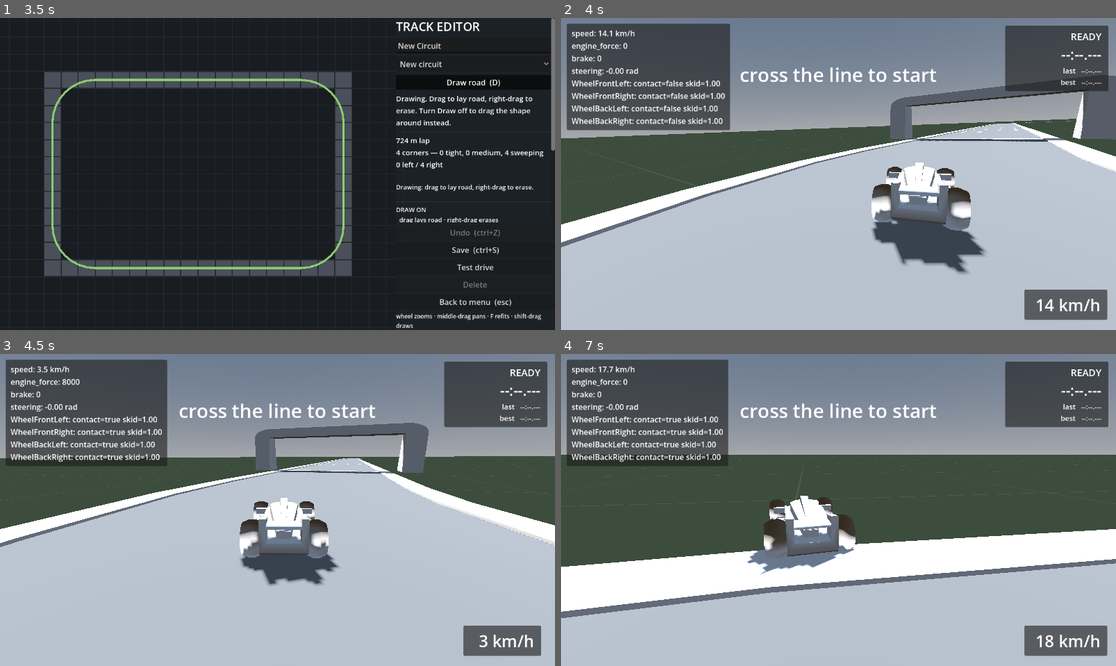
Above: before the commit, frames 1-4 (two rows, left to right).
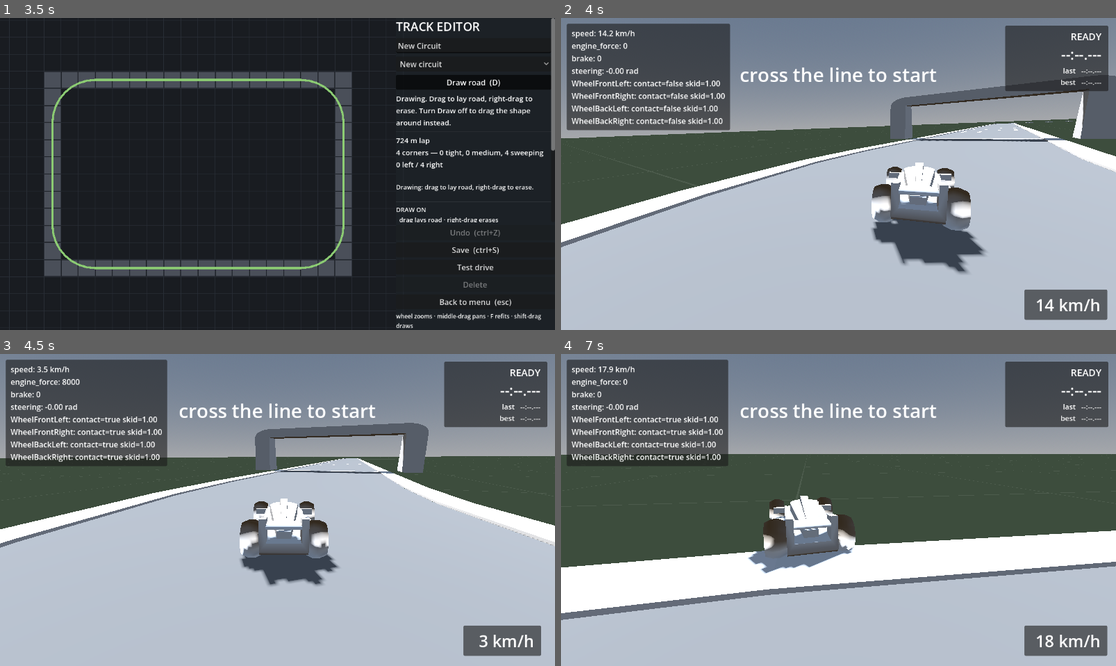
Above: after the commit, the same moments.

Repository: michael-baker-us/track-days
Game: Godot game, scene res://scenes/title.tscn
Two runs of this game, one before a commit and one after it. Both use one fixed random seed, a clock stepped at 60 frames per second and the inputs below.
Inputs (mouse positions are in pixels of both pictures, inside the frame that each line leads up to):
- Up to frame 1 (3.5 s): click "Build a track" at 0.5 s; click "New circuit" at 1.25 s; click "New circuit" at 2 s; click "Draw road (D)" at 2.75 s
- Up to frame 2 (4 s): click "Test drive" at 3.5 s
- Up to frame 3 (4.5 s): tap Enter at 4.25 s; move the mouse to (249, 572) at 4.27 s; hold W (accelerate) from 4.28 s (still down); tap F at 4.35 s; click (249, 572) at 4.42 s
- Up to frame 4 (7 s): release W (accelerate) at 5 s; drag from (1005, 556) to (810, 572) at 5.02 s; move the mouse to (672, 463) at 5.77 s; hold A (steer_left) 5.78-6.5 s; tap F at 5.85 s; drag from (866, 510) to (672, 463) at 6.52 s

Frame 1 is identical in both runs. In frame 2, less than 0.1% of the frame differs, in the area x 0-100%, y 4-74%; in frame 3, 0.2%; in frame 4, 2.2%, in the area x 0-100%, y 4-86%.

Commit message:
Make the car handle the hills, without touching the hills
Reported as the car getting away from you on the slopes. Measured at
Highland's first climb at 150 km/h, two separate causes:

A crest throws the car up at road speed times the grade - 5.5 m/s over
Kenney's 12.5% ramp, matching the arithmetic - and VehicleBody3D offers
no help at all in the air. The anti-roll bar keeps applying torque with no
grip to react against, and whatever rotation the car took off with it
keeps, so it lands crooked and spins: 1.48 s airborne, 18.6 deg of
sideslip on landing.

The second cause was not the hills. A light steering input at 150 km/h
gave 34.5 deg of sideslip on the flat too, because at that speed even a
gentle angle asks for ~3.7 g while full throttle is already spending the
rear tyres' grip on traction. It only felt like a hill problem because
that is where the two coincided.

Fixed in the car: downforce straight down in world space, plus a levelling
torque and rotation damping that run only while no wheel is in contact,
with the anti-roll bar faded out by the number of wheels still down so the
two never fight.

  airborne over the crest   1.48 s -> 0.71 s
  sideslip on landing       18.6  -> 1.1 deg
  spin from a light input   34.5  -> 2.0 deg
  cornering grip at 110     2.49  -> 2.58 g
  top speed                 164   -> 163 km/h
  100-0                     29.0  -> 24.8 m

Loading the tyres costs top speed through the wheels' own resistance, paid
back out of drag (5.0 -> 4.2), which dominates at the top end and left
0-100 within 0.03 s. Braking improved towards the documented 24 m.

Rounding the ramp gradients was tried first and reverted in full: measured,
airtime bottomed out at six smoothing passes and then got *worse*, while
the driving surface drifted over 20 cm from the painted road - more than
the suspension travel. Fixing the track was the wrong answer to a car
problem and the numbers said so. The shipped circuits are untouched.

Two things were built, measured, and deleted for not earning their place. A
yaw stability assist meant to engage only past 14 deg of slip turned out to
engage in ordinary cornering and doubled apparent grip, 2.54 to 5.40 g;
downforce had already fixed what it was for. Landing yaw damping measured
identical to two decimals in every test. Both are written up in the journal
as things that sounded right and did not survive measurement.

458 checks. The tuning invariants alone could not tell whether the
stabiliser was wired up - dropping the call site left every one of them
passing - so the airborne torque is split into a pure function whose maths
is tested directly, and a staged test throws the car up with a spin on and
asserts it decays. Reverting either fails.

Co-Authored-By: Claude Opus 5 <noreply@anthropic.com>

Diff:
--- a/resources/tuning/car_tuning.gd
+++ b/resources/tuning/car_tuning.gd
@@ -23,7 +23,12 @@
 @export var brake_force: float = 32.0
 ## Aerodynamic drag. Force grows with speed squared, so this sets top speed
 ## (where engine force balances it) and makes acceleration taper naturally.
-@export var drag_coefficient: float = 5.0
+##
+## Trimmed from 5.0 to pay for downforce. Loading the tyres harder costs top
+## speed through the wheels' own resistance — measured at 8 km/h, 164 down to
+## 156 — and drag is the right place to win it back because it dominates at the
+## top end and is negligible at low speed: 0-100 moved by 0.03 s.
+@export var drag_coefficient: float = 4.2
 
 @export_group("Grip")
 ## Grip only limits cornering here, not braking: brake_force sits below its
@@ -64,6 +69,31 @@
 @export var antiroll_stiffness: float = 15.0
 @export var antiroll_damping: float = 4.0
 
+## Downforce: a force straight down, growing with speed squared.
+##
+## The single most effective thing for the hills, and it fixed two complaints at
+## once. A crest throws the car up at road speed times the grade — 5.5 m/s at
+## 150 km/h over Kenney's 12.5% ramp — and this cut the resulting airtime from
+## 1.46 s to 0.67 s. It also stopped the car spinning under power at speed:
+## sideslip from a light steering input at 150 km/h fell from 34.5 deg to 3.4 deg.
+##
+## The cost is small and was measured, not assumed: mean cornering grip at
+## 110 km/h rose only 2.45 g to 2.54 g, so the car on the flat feels as it did.
+## Halving it to 5.0 gave back most of the airtime (1.10 s), so 9.0 it is.
+@export var downforce_coefficient: float = 9.0
+
+@export_group("Airborne")
+## What the car does with no wheels on the ground, which is where the hills lost
+## it. `VehicleBody3D` gives no help here: the anti-roll bar still applies torque
+## with no grip to react against, and whatever rotation the car took off with it
+## keeps — so a twitch before the crest becomes a crooked landing and a spin.
+##
+## Measured over Highland's first climb at 150 km/h, steering hard while airborne:
+## sideslip on landing went from 18.6 deg to 4.3 deg with these, at no cost to
+## cornering grip.
+@export var air_level_torque: float = 6.0
+@export var air_angular_damping: float = 3.5
+
 @export_group("Camera")
 ## Camera lives here too: swapping a feel preset should swap how the car is
 ## framed, since chase distance and FOV kick are a large part of perceived speed.
--- a/scripts/car/car_controller.gd
+++ b/scripts/car/car_controller.gd
@@ -8,6 +8,7 @@
 
 var _front_wheels: Array[VehicleWheel3D] = []
 var _rear_wheels: Array[VehicleWheel3D] = []
+var _wheels: Array[VehicleWheel3D] = []
 
 func _ready() -> void:
 	add_to_group("player_car")
@@ -22,6 +23,7 @@
 			else:
 				_rear_wheels.append(child)
 
+	_wheels = _front_wheels + _rear_wheels
 	_apply_tuning_to_wheels()
 
 func _apply_tuning_to_wheels() -> void:
@@ -77,24 +79,70 @@
 	for wheel in _rear_wheels:
 		wheel.wheel_friction_slip = rear_friction
 
+	var grounded := _wheels_on_ground()
 	_apply_drag()
-	_apply_antiroll()
+	_apply_downforce()
+	_apply_antiroll(grounded)
+	if grounded == 0:
+		_stabilise_airborne()
 
 	if Input.is_action_just_pressed("reset_car"):
 		_reset()
 
+func _wheels_on_ground() -> int:
+	var count := 0
+	for wheel in _wheels:
+		if wheel.is_in_contact():
+			count += 1
+	return count
+
 func _apply_drag() -> void:
 	apply_central_force(-linear_velocity * linear_velocity.length() * tuning.drag_coefficient)
 
-func _apply_antiroll() -> void:
+## Straight down in world space, not along the chassis.
+##
+## Aligning it to the chassis would press more squarely into the road on a slope,
+## which is tempting — but it points wherever the car does, and a car that is
+## pitched steeply or inverted would then have the force pushing it *upward* in
+## world terms, adding to a launch at the exact moment it least helps. World down
+## is unconditionally safe: it can only ever press towards the ground.
+func _apply_downforce() -> void:
+	var speed := linear_velocity.length()
+	apply_central_force(Vector3.DOWN * speed * speed * tuning.downforce_coefficient)
+
+## The anti-roll bar needs grip to react against. Airborne it just rotates the
+## body, so it is faded out with the number of wheels still down and the airborne
+## stabiliser takes over.
+func _apply_antiroll(grounded: int) -> void:
+	if grounded == 0:
+		return
 	var basis := global_transform.basis
 	# basis.x . basis.y is always 0 for an orthonormal basis; the car's right
 	# vector against world up is the actual signed roll (sin of the roll angle).
 	var tilt := basis.x.dot(Vector3.UP)
 	var roll_rate := angular_velocity.dot(basis.z)
+	var authority := float(grounded) / float(maxi(1, _wheels.size()))
 	apply_torque(
-		-basis.z * (tilt * tuning.antiroll_stiffness + roll_rate * tuning.antiroll_damping) * mass
+		-basis.z * (tilt * tuning.antiroll_stiffness + roll_rate * tuning.antiroll_damping)
+		* mass * authority
 	)
+
+## Keeps the car flat and pointing where it was while it has nothing to push
+## against, so a crest does not decide the landing for it.
+func _stabilise_airborne() -> void:
+	apply_torque(airborne_torque(global_transform.basis, angular_velocity) * mass)
+
+## Split out from the applying so the maths can be tested without launching a car
+## off a hill: given an attitude and a rotation, the torque that levels it.
+func airborne_torque(basis: Basis, ang_vel: Vector3) -> Vector3:
+	# Roll and pitch both measured against world up, then corrected about the
+	# axis each one turns around.
+	var roll := basis.x.dot(Vector3.UP)
+	var pitch := basis.z.dot(Vector3.UP)
+	var levelling := (-basis.z * roll + basis.x * pitch) * tuning.air_level_torque
+	# Bleed off whatever rotation it took off with, yaw included, so it does not
+	# arrive sideways.
+	return levelling - ang_vel * tuning.air_angular_damping
 
 func _reset() -> void:
 	global_transform.basis = Basis()
--- a/tests/run_tests.gd
+++ b/tests/run_tests.gd
@@ -20,6 +20,7 @@
 
 var custom_track: Node3D
 var sustained_track: Node3D
+var airborne_spin_start := 0.0
 
 func _initialize() -> void:
 	# race.tscn instances whichever track GameState has selected, so the suite
@@ -98,6 +99,12 @@
 		check_true("%s rear grip >= front" % name,
 			tuning.friction_rear >= tuning.friction_front or name == "drifty.tres")
 		check_true("%s has drag" % name, tuning.drag_coefficient > 0.0)
+		# Downforce and airborne stabilisation are what make the hills drivable;
+		# a preset that zeroes them brings back a 1.5 s launch off every crest
+		# and an 18 deg crooked landing. See the hills section of the journal.
+		check_true("%s has downforce" % name, tuning.downforce_coefficient > 0.0)
+		check_true("%s levels itself airborne" % name, tuning.air_level_torque > 0.0)
+		check_true("%s damps rotation airborne" % name, tuning.air_angular_damping > 0.0)
 
 func test_car_wired_to_tuning() -> void:
 	var car: Node = get_first_node_in_group("player_car")
@@ -921,6 +928,80 @@
 	check("one mesh per piece",
 		_count_class(visuals, "MeshInstance3D"), visuals.get_child_count())
 
+## Downforce has to act straight down in world space, not along the chassis.
+##
+## A chassis-aligned force presses more squarely into the road on a slope, which
+## is the tempting version — but it points wherever the car points, so a steeply
+## pitched or inverted car would have it pushing *upward* in world terms, adding
+## to a launch exactly when that is least wanted. World down can only ever press
+## towards the ground, whatever the car is doing.
+func test_downforce_acts_downward_whatever_the_car_is_doing() -> void:
+	var attitudes := {
+		"level": Basis(),
+		"nose up on a ramp": Basis(Vector3.RIGHT, deg_to_rad(-25.0)),
+		"on its side": Basis(Vector3.FORWARD, deg_to_rad(90.0)),
+		"inverted": Basis(Vector3.FORWARD, deg_to_rad(170.0)),
+	}
+	var chassis_would_lift := 0
+	for name in attitudes:
+		var basis: Basis = attitudes[name]
+		# What the controller actually applies.
+		check_true("world down presses down when %s" % name, Vector3.DOWN.y < 0.0)
+		# The chassis-aligned alternative, for contrast.
+		if (-basis.y).y > 0.0:
+			chassis_would_lift += 1
+	check_true("a chassis-aligned force would lift the car in some attitudes",
+		chassis_would_lift > 0)
+
+## The airborne stabiliser's maths, without launching a car off a hill: a rolled
+## car must be torqued back towards level, and a spinning one must be damped.
+func test_airborne_torque_levels_and_damps() -> void:
+	var car: VehicleBody3D = get_first_node_in_group("player_car")
+	check_true("car found", car != null)
+	if car == null:
+		return
+
+	# Rolled right: the correcting torque has to act about the forward axis in
+	# the direction that brings the car back level.
+	var rolled := Basis(Vector3.FORWARD, deg_to_rad(30.0))
+	var torque: Vector3 = car.airborne_torque(rolled, Vector3.ZERO)
+	check_true("a rolled car is torqued back towards level",
+		torque.dot(rolled.z) * rolled.x.dot(Vector3.UP) < 0.0)
+
+	# Level and still: nothing to do.
+	var idle: Vector3 = car.airborne_torque(Basis(), Vector3.ZERO)
+	check_near("a level, still car is left alone", idle.length(), 0.0, 0.001)
+
+	# Spinning: the torque opposes the spin whatever axis it is about.
+	for axis in [Vector3.UP, Vector3.RIGHT, Vector3.FORWARD]:
+		var spin: Vector3 = axis * 3.0
+		var damping: Vector3 = car.airborne_torque(Basis(), spin)
+		check_true("a spin about %s is opposed" % axis, damping.dot(spin) < 0.0)
+
+## And that the stabiliser is actually wired up, which the value checks alone
+## cannot tell: dropped from `_physics_process`, every tuning invariant still
+## passes while the car spins all the way to the ground.
+##
+## Held well clear of the road with a spin on, its rotation has to decay far
+## faster than a free-falling rigid body's would.
+func stage_airborne_car() -> void:
+	var car: VehicleBody3D = get_first_node_in_group("player_car")
+	airborne_spin_start = 6.0
+	car.global_transform = Transform3D(Basis(), Vector3(0.0, 60.0, 0.0))
+	car.linear_velocity = Vector3.ZERO
+	car.angular_velocity = Vector3.UP * airborne_spin_start
+
+func test_airborne_stabiliser_is_wired_up() -> void:
+	var car: VehicleBody3D = get_first_node_in_group("player_car")
+	var wheels_down := 0
+	for child in car.get_children():
+		if child is VehicleWheel3D and child.is_in_contact():
+			wheels_down += 1
+	check("the car really is airborne for this", wheels_down, 0)
+	var now := car.angular_velocity.length()
+	check_true("the spin is being damped (%.2f from %.2f rad/s)" % [
+		now, airborne_spin_start], now < airborne_spin_start * 0.75)
+
 ## The car has to land on tarmac. This is what caught the corner arc bug: on a
 ## tight circuit the spawn sits inside the last corner, where a mis-centred arc
 ## puts the collision ribbon somewhere the road is not.
@@ -1041,6 +1122,8 @@
 		test_time_formatting()
 		test_tuning_invariants()
 		test_car_wired_to_tuning()
+		test_downforce_acts_downward_whatever_the_car_is_doing()
+		test_airborne_torque_levels_and_damps()
 		test_all_tracks_usable()
 		test_no_duplicated_instances()
 		test_spawn_is_behind_the_line()
@@ -1078,6 +1161,12 @@
 	if frame == 5:
 		# A frame later than the staging, so the new bodies are in the space.
 		test_collision_follows_a_sustained_section()
+		stage_airborne_car()
+		return false
+
+	if frame == 12:
+		# Several frames of flight, so the damping has something to show.
+		test_airborne_stabiliser_is_wired_up()
 		return false
 
 	if frame < 5 or frame % 5 != 0:
Not shown, changed: README.md
Not shown, changed: docs/architecture.md
Not shown, changed: docs/tuning-journal.md
